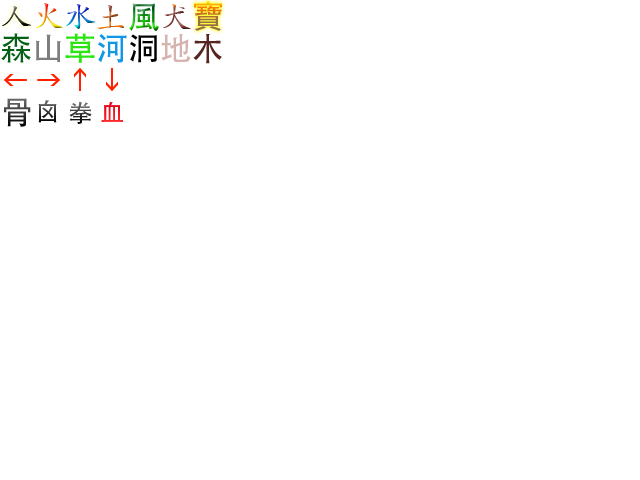
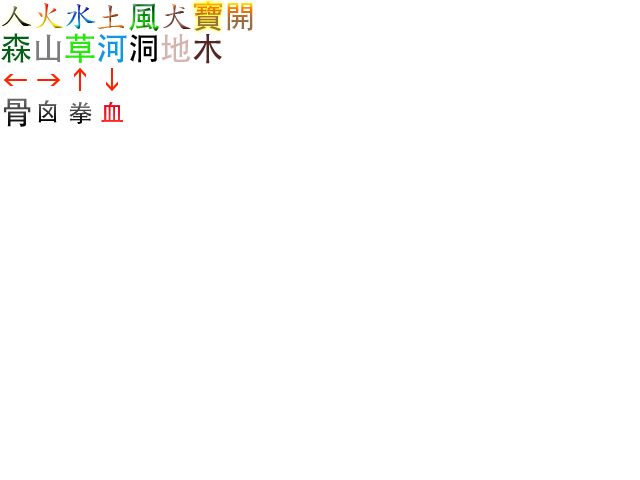
Comparing the layer stacks of the two w=640, h=480 images. Changes:
added layer "treasure open" above "i" over [227, 2, 253, 31]
